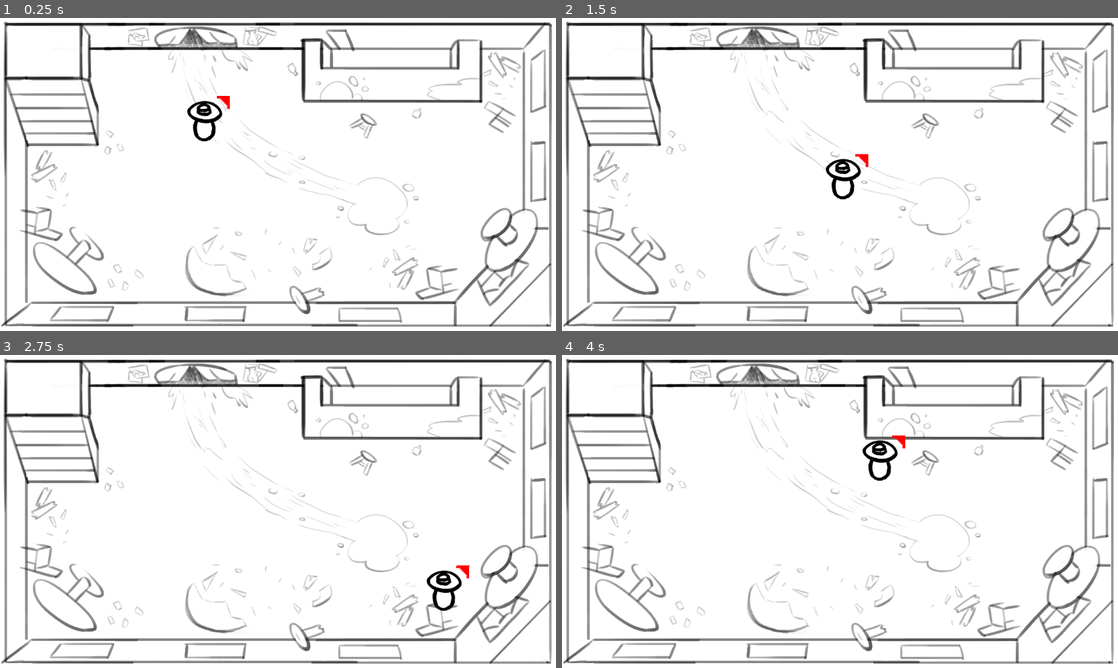
Above: before the commit, frames 1-4 (two rows, left to right).
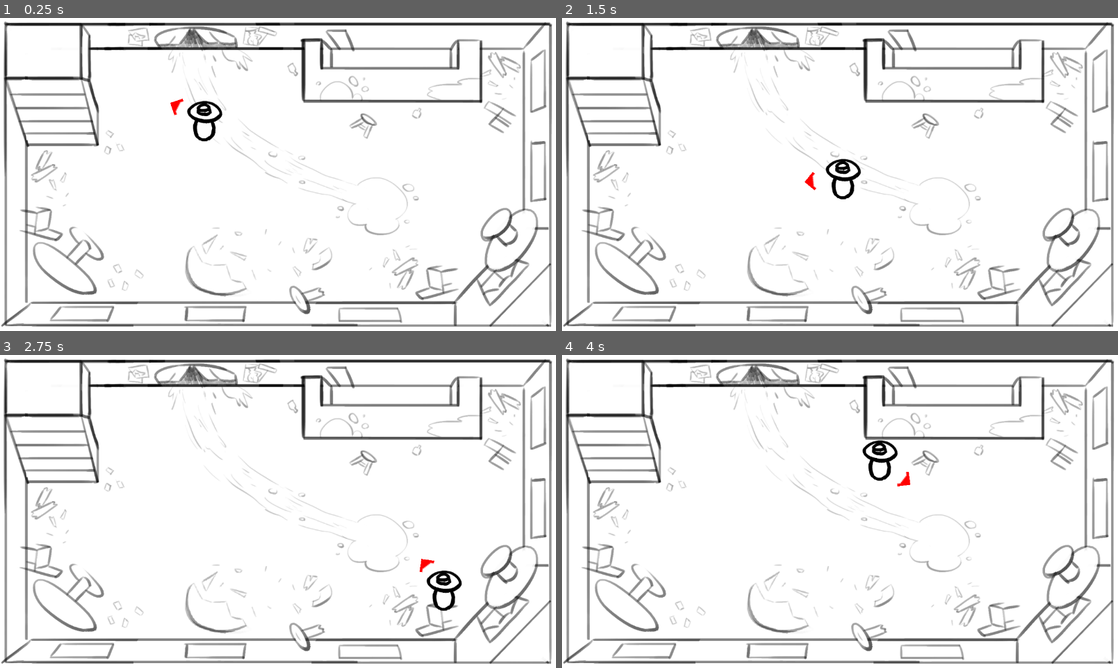
Above: after the commit, the same moments.

Repository: Fenteale/gamejam01
Game: Godot game, scene res://main.tscn
Same seed, same stepped clock (60 frames per second), same inputs: the game is played once before the commit and once after it.
Inputs (mouse positions are in pixels of both pictures, inside the frame that each line leads up to):
- Up to frame 1 (0.25 s): no input
- Up to frame 2 (1.5 s): tap Enter at 0.5 s; move the mouse to (962, 158) at 0.52 s; hold Right (ui_right) 0.53-1.28 s; tap Space at 1.25 s; move the mouse to (728, 190) at 1.27 s; hold Down (ui_down) from 1.28 s (still down)
- Up to frame 3 (2.75 s): move the mouse to (333, 442) at 2.02 s; release Down (ui_down) at 2.03 s; hold Right (ui_right) from 2.03 s (still down)
- Up to frame 4 (4 s): move the mouse to (812, 574) at 2.77 s; release Right (ui_right) at 2.78 s; hold Up (ui_up) 2.78-3.53 s; tap Enter at 3.5 s; move the mouse to (1006, 558) at 3.52 s; hold Left (ui_left) from 3.53 s (still down)

The runs differ from the first frame. In frame 1, 0.1% of the frame differs, in the area x 30-42%, y 24-32%; in frame 2, 0.1%, in the area x 43-56%, y 43-56%; in frame 3, 0.1%; in frame 4, 0.1%.

Commit message:
Fixed aiming thing.  Added wasd controls

Diff:
--- a/player.gd
+++ b/player.gd
@@ -82,8 +82,7 @@
 	move_and_slide(motion)
 
 	var an = get_node("aimer")
-	var rel_pos = get_viewport().get_mouse_position() - position
-	print("Dumb")
-	print(get_viewport().get_mouse_position())
-	print(position)
-	an.rotation_degrees = atan(rel_pos.y / rel_pos.x)
+	#var rel_pos = get_viewport().get_mouse_position() - position
+	#an.rotation_degrees = atan(rel_pos.y / rel_pos.x)
+	an.look_at(get_viewport().get_mouse_position())
+	an.rotation_degrees += 45
--- a/player.tscn
+++ b/player.tscn
@@ -19,6 +19,7 @@
 texture = ExtResource( 1 )
 
 [node name="aimer" type="Sprite" parent="."]
-position = Vector2( 42.7839, -42.4999 )
+rotation = 0.785398
 scale = Vector2( 3, 3 )
 texture = ExtResource( 3 )
+offset = Vector2( 16.476, -15.689 )
--- a/project.godot
+++ b/project.godot
@@ -23,6 +23,37 @@
 
 screen=false
 
+[input]
+
+ui_left={
+"deadzone": 0.5,
+"events": [ Object(InputEventKey,"resource_local_to_scene":false,"resource_name":"","device":0,"alt":false,"shift":false,"control":false,"meta":false,"command":false,"pressed":false,"scancode":16777231,"unicode":0,"echo":false,"script":null)
+, Object(InputEventJoypadButton,"resource_local_to_scene":false,"resource_name":"","device":0,"button_index":14,"pressure":0.0,"pressed":false,"script":null)
+, Object(InputEventKey,"resource_local_to_scene":false,"resource_name":"","device":0,"alt":false,"shift":false,"control":false,"meta":false,"command":false,"pressed":false,"scancode":65,"unicode":0,"echo":false,"script":null)
+ ]
+}
+ui_right={
+"deadzone": 0.5,
+"events": [ Object(InputEventKey,"resource_local_to_scene":false,"resource_name":"","device":0,"alt":false,"shift":false,"control":false,"meta":false,"command":false,"pressed":false,"scancode":16777233,"unicode":0,"echo":false,"script":null)
+, Object(InputEventJoypadButton,"resource_local_to_scene":false,"resource_name":"","device":0,"button_index":15,"pressure":0.0,"pressed":false,"script":null)
+, Object(InputEventKey,"resource_local_to_scene":false,"resource_name":"","device":0,"alt":false,"shift":false,"control":false,"meta":false,"command":false,"pressed":false,"scancode":68,"unicode":0,"echo":false,"script":null)
+ ]
+}
+ui_up={
+"deadzone": 0.5,
+"events": [ Object(InputEventKey,"resource_local_to_scene":false,"resource_name":"","device":0,"alt":false,"shift":false,"control":false,"meta":false,"command":false,"pressed":false,"scancode":16777232,"unicode":0,"echo":false,"script":null)
+, Object(InputEventJoypadButton,"resource_local_to_scene":false,"resource_name":"","device":0,"button_index":12,"pressure":0.0,"pressed":false,"script":null)
+, Object(InputEventKey,"resource_local_to_scene":false,"resource_name":"","device":0,"alt":false,"shift":false,"control":false,"meta":false,"command":false,"pressed":false,"scancode":87,"unicode":0,"echo":false,"script":null)
+ ]
+}
+ui_down={
+"deadzone": 0.5,
+"events": [ Object(InputEventKey,"resource_local_to_scene":false,"resource_name":"","device":0,"alt":false,"shift":false,"control":false,"meta":false,"command":false,"pressed":false,"scancode":16777234,"unicode":0,"echo":false,"script":null)
+, Object(InputEventJoypadButton,"resource_local_to_scene":false,"resource_name":"","device":0,"button_index":13,"pressure":0.0,"pressed":false,"script":null)
+, Object(InputEventKey,"resource_local_to_scene":false,"resource_name":"","device":0,"alt":false,"shift":false,"control":false,"meta":false,"command":false,"pressed":false,"scancode":83,"unicode":0,"echo":false,"script":null)
+ ]
+}
+
 [physics]
 
 common/enable_pause_aware_picking=true
